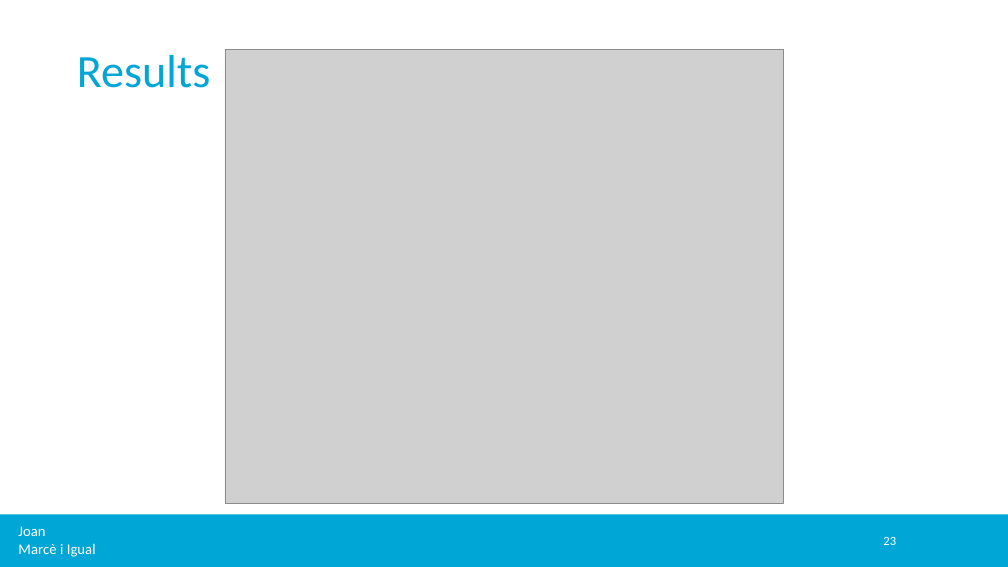
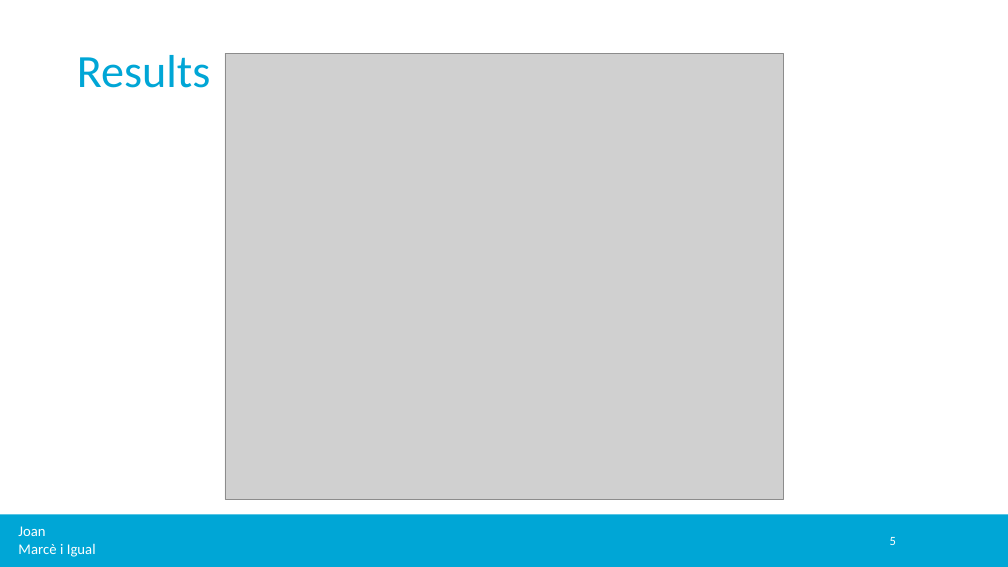
Before and after one commit to jmigual/APATeoria, a slide deck: slide 5 of Notes/TFM_presentations/2020_03_09/2020_03_09.pptx (slide 23 before the commit). Drawn at 1008x567 pixels with LibreOffice and Linux fonts; fonts in the diff are those of the drawing; grey boxes stand for pictures; background and template pictures are left out. Boxes give left, top, right and bottom in pixels: in the first picture for what was removed or moved away, otherwise in the second. Text is boxed around its words. In the diff, an @@ line names an element or a change of style, - is before the commit and + after.

```diff
--- a/Notes/TFM_presentations/2020_03_09/2020_03_09.pptx
+++ b/Notes/TFM_presentations/2020_03_09/2020_03_09.pptx
@@ picture: place and size @@
-picture at box(225, 49, 783, 504)
+picture at box(225, 53, 783, 500)
@@ page number at box(890, 537, 896, 545): text changed @@
-23
+5
```
Also in this commit, not shown: 1 other slide changed, 5 slides added, 22 slides removed.
